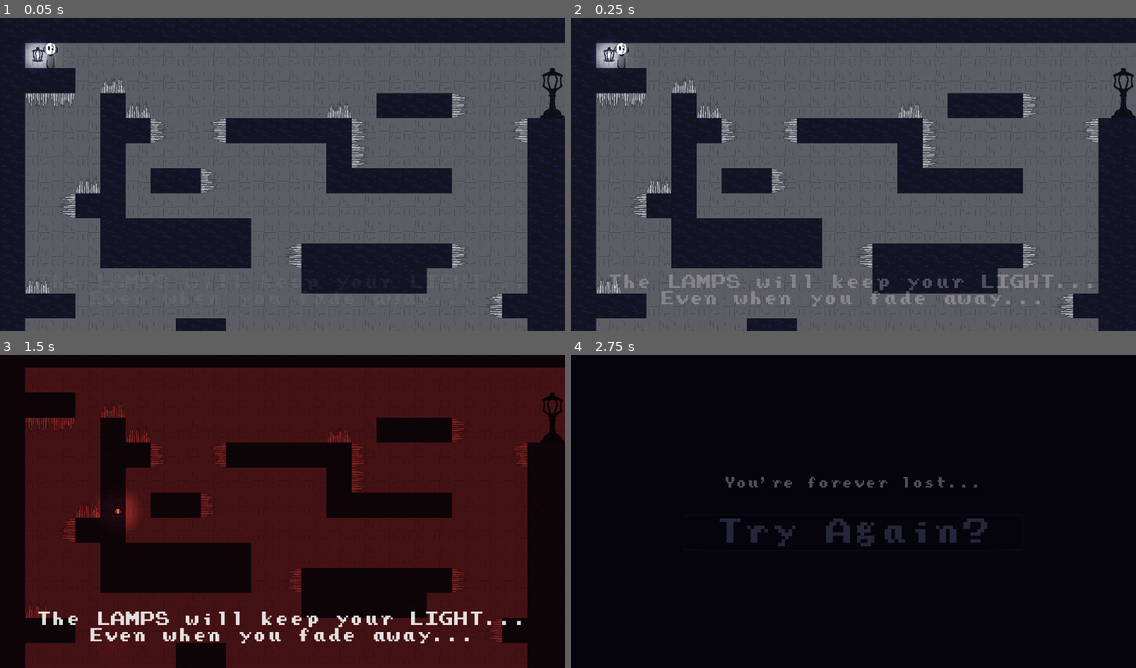
Above: before the commit, frames 1-4 (two rows, left to right).
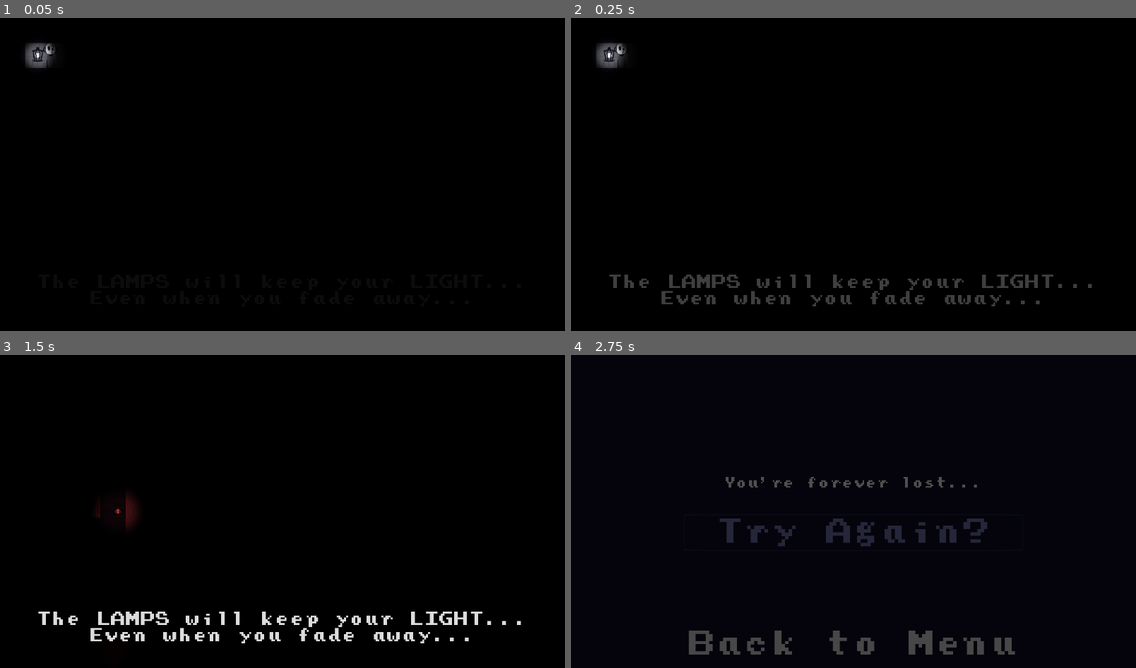
Above: after the commit, the same moments.

Repository: sammiemac/lost-gamejam
Game: Godot game, scene res://Levels/Level3.tscn
Two runs of this game, one before a commit and one after it. Both use one fixed random seed, a clock stepped at 60 frames per second and the inputs below. This scene is started directly instead of the project's main scene.
Inputs (mouse positions are in pixels of both pictures, inside the frame that each line leads up to):
- Up to frame 1 (0.05 s): no input
- Up to frame 2 (0.25 s): no input
- Up to frame 3 (1.5 s): move the mouse to (406, 495) at 0.52 s; hold D (right) from 0.53 s (still down); tap W (up) at 0.6, 0.77, 1.07, 1.35 s; click (406, 495) at 0.67 s; move the mouse to (169, 527) at 1.27 s; click (169, 527) at 1.42 s
- Up to frame 4 (2.75 s): tap W (up) at 1.52, 1.82 s; release D (right) at 2 s; click "Try Again?" at 2 s

The runs differ from the first frame. In frame 1, 100% of the frame differs, in the area x 0-100%, y 0-100%; in frame 2, 100%; in frame 3, 67%; in frame 4, 1.5%.

Commit message:
misc tweaks, added versions folder

Diff:
--- a/lost-gamejam/Levels/Level3.tscn
+++ b/lost-gamejam/Levels/Level3.tscn
@@ -203,7 +203,6 @@
 align = 1
 
 [node name="Shadow" type="CanvasModulate" parent="."]
-visible = false
 color = Color( 0, 0, 0, 1 )
 
 [node name="TileMap" parent="." instance=ExtResource( 5 )]
--- a/lost-gamejam/Screens/Difficulty.tscn
+++ /dev/null
@@ -1,138 +0,0 @@
-[gd_scene load_steps=6 format=2]
-
-[ext_resource path="res://Screens/Difficulty.gd" type="Script" id=1]
-[ext_resource path="res://new_theme.tres" type="Theme" id=2]
-
-[sub_resource type="Animation" id=1]
-length = 0.001
-tracks/0/type = "value"
-tracks/0/path = NodePath(".:modulate")
-tracks/0/interp = 1
-tracks/0/loop_wrap = true
-tracks/0/imported = false
-tracks/0/enabled = true
-tracks/0/keys = {
-"times": PoolRealArray( 0 ),
-"transitions": PoolRealArray( 1 ),
-"update": 0,
-"values": [ Color( 1, 1, 1, 1 ) ]
-}
-
-[sub_resource type="Animation" id=2]
-resource_name = "fade in"
-tracks/0/type = "value"
-tracks/0/path = NodePath(".:modulate")
-tracks/0/interp = 1
-tracks/0/loop_wrap = true
-tracks/0/imported = false
-tracks/0/enabled = true
-tracks/0/keys = {
-"times": PoolRealArray( 0, 1 ),
-"transitions": PoolRealArray( 1, 1 ),
-"update": 0,
-"values": [ Color( 0, 0, 0, 1 ), Color( 1, 1, 1, 1 ) ]
-}
-
-[sub_resource type="Animation" id=3]
-resource_name = "fade out"
-tracks/0/type = "value"
-tracks/0/path = NodePath(".:modulate")
-tracks/0/interp = 1
-tracks/0/loop_wrap = true
-tracks/0/imported = false
-tracks/0/enabled = true
-tracks/0/keys = {
-"times": PoolRealArray( 0, 1 ),
-"transitions": PoolRealArray( 1, 1 ),
-"update": 0,
-"values": [ Color( 1, 1, 1, 1 ), Color( 0, 0, 0, 1 ) ]
-}
-
-[node name="Difficulty" type="Control"]
-anchor_right = 1.0
-anchor_bottom = 1.0
-script = ExtResource( 1 )
-
-[node name="Panel" type="Panel" parent="."]
-margin_right = 1440.0
-margin_bottom = 800.0
-theme = ExtResource( 2 )
-
-[node name="Normal" type="Button" parent="Panel"]
-anchor_top = 0.5
-anchor_bottom = 0.5
-margin_left = 32.0
-margin_top = -208.0
-margin_right = 542.0
-margin_bottom = -122.0
-text = "NORMAL"
-align = 0
-
-[node name="LightsOn" type="Button" parent="Panel"]
-anchor_top = 0.5
-anchor_bottom = 0.5
-margin_left = 32.0
-margin_top = -48.0
-margin_right = 797.0
-margin_bottom = 38.0
-text = "LIGHTS ON"
-align = 0
-
-[node name="Speedrun" type="Button" parent="Panel"]
-anchor_top = 0.5
-anchor_bottom = 0.5
-margin_left = 32.0
-margin_top = 112.0
-margin_right = 712.0
-margin_bottom = 198.0
-text = "SPEEDRUN"
-align = 0
-
-[node name="TextNormal" type="Label" parent="Panel"]
-visible = false
-margin_left = 768.0
-margin_top = 192.0
-margin_right = 1344.0
-margin_bottom = 461.0
-text = "Play the game at its  intended difficulty.
-
-All the lights are off and you need to use the LANTERN to find your way out."
-autowrap = true
-
-[node name="TextLightsOn" type="Label" parent="Panel"]
-visible = false
-margin_left = 768.0
-margin_top = 192.0
-margin_right = 1344.0
-margin_bottom = 597.0
-text = "Plays like normal mode, but all the lights are on.
-
-Use this mode if you want to practice the correct paths, or if you want an easier experience."
-autowrap = true
-
-[node name="TextSpeedrun" type="Label" parent="Panel"]
-visible = false
-margin_left = 768.0
-margin_top = 192.0
-margin_right = 1344.0
-margin_bottom = 563.0
-text = "Plays like lights on mode, but it skips all the cutscenes and displays a timer at the end.
-
-Use this mode if you want a quick experience, or if you want to time your run."
-autowrap = true
-
-[node name="AnimationPlayer" type="AnimationPlayer" parent="."]
-anims/RESET = SubResource( 1 )
-"anims/fade in" = SubResource( 2 )
-"anims/fade out" = SubResource( 3 )
-
-[connection signal="mouse_entered" from="Panel/Normal" to="." method="_on_Normal_mouse_entered"]
-[connection signal="mouse_exited" from="Panel/Normal" to="." method="_on_Normal_mouse_exited"]
-[connection signal="pressed" from="Panel/Normal" to="." method="_on_Normal_pressed"]
-[connection signal="mouse_entered" from="Panel/LightsOn" to="." method="_on_LightsOn_mouse_entered"]
-[connection signal="mouse_exited" from="Panel/LightsOn" to="." method="_on_LightsOn_mouse_exited"]
-[connection signal="pressed" from="Panel/LightsOn" to="." method="_on_LightsOn_pressed"]
-[connection signal="mouse_entered" from="Panel/Speedrun" to="." method="_on_Speedrun_mouse_entered"]
-[connection signal="mouse_exited" from="Panel/Speedrun" to="." method="_on_Speedrun_mouse_exited"]
-[connection signal="pressed" from="Panel/Speedrun" to="." method="_on_Speedrun_pressed"]
-[connection signal="animation_finished" from="AnimationPlayer" to="." method="_on_AnimationPlayer_animation_finished"]
--- a/lost-gamejam/Screens/End.tscn
+++ b/lost-gamejam/Screens/End.tscn
@@ -83,6 +83,7 @@
 text = "##"
 
 [node name="Elapsed" type="Label" parent="Panel"]
+visible = false
 modulate = Color( 0.278431, 0.231373, 0.34902, 1 )
 margin_left = 240.0
 margin_top = 640.0
@@ -91,6 +92,7 @@
 text = "Speedrun time:"
 
 [node name="Time" type="Label" parent="Panel"]
+visible = false
 modulate = Color( 0.278431, 0.231373, 0.34902, 1 )
 margin_left = 1080.0
 margin_top = 640.0
--- a/lost-gamejam/Screens/GameOver.gd
+++ b/lost-gamejam/Screens/GameOver.gd
@@ -8,9 +8,13 @@
 	$AnimationPlayer.play("fade in")
 
 
-func _on_Button_pressed():
-	print("pressed")
+func _on_TryAgain_pressed():
 	$AnimationPlayer.play("fade out")
+
+
+func _on_Menu_pressed():
+# warning-ignore:return_value_discarded
+	get_tree().change_scene("res://Screens/Menu.tscn")
 
 
 func _on_AnimationPlayer_animation_finished(anim_name):
--- a/lost-gamejam/Screens/GameOver.tscn
+++ b/lost-gamejam/Screens/GameOver.tscn
@@ -72,7 +72,7 @@
 align = 1
 valign = 1
 
-[node name="Button" type="Button" parent="Panel"]
+[node name="TryAgain" type="Button" parent="Panel"]
 anchor_left = 0.5
 anchor_top = 0.5
 anchor_right = 0.5
@@ -83,10 +83,22 @@
 margin_bottom = 100.0
 text = "Try Again?"
 
+[node name="Menu" type="Button" parent="Panel"]
+anchor_left = 0.5
+anchor_top = 1.0
+anchor_right = 0.5
+anchor_bottom = 1.0
+margin_left = -420.0
+margin_top = -96.0
+margin_right = 420.0
+margin_bottom = -25.0
+text = "Back to Menu"
+
 [node name="AnimationPlayer" type="AnimationPlayer" parent="."]
 anims/RESET = SubResource( 2 )
 "anims/fade in" = SubResource( 1 )
 "anims/fade out" = SubResource( 3 )
 
-[connection signal="pressed" from="Panel/Button" to="." method="_on_Button_pressed"]
+[connection signal="pressed" from="Panel/TryAgain" to="." method="_on_TryAgain_pressed"]
+[connection signal="pressed" from="Panel/Menu" to="." method="_on_Menu_pressed"]
 [connection signal="animation_finished" from="AnimationPlayer" to="." method="_on_AnimationPlayer_animation_finished"]
--- /dev/null
+++ b/lost-gamejam/Screens/Menu.tscn
@@ -0,0 +1,138 @@
+[gd_scene load_steps=6 format=2]
+
+[ext_resource path="res://Screens/Difficulty.gd" type="Script" id=1]
+[ext_resource path="res://new_theme.tres" type="Theme" id=2]
+
+[sub_resource type="Animation" id=1]
+length = 0.001
+tracks/0/type = "value"
+tracks/0/path = NodePath(".:modulate")
+tracks/0/interp = 1
+tracks/0/loop_wrap = true
+tracks/0/imported = false
+tracks/0/enabled = true
+tracks/0/keys = {
+"times": PoolRealArray( 0 ),
+"transitions": PoolRealArray( 1 ),
+"update": 0,
+"values": [ Color( 1, 1, 1, 1 ) ]
+}
+
+[sub_resource type="Animation" id=2]
+resource_name = "fade in"
+tracks/0/type = "value"
+tracks/0/path = NodePath(".:modulate")
+tracks/0/interp = 1
+tracks/0/loop_wrap = true
+tracks/0/imported = false
+tracks/0/enabled = true
+tracks/0/keys = {
+"times": PoolRealArray( 0, 1 ),
+"transitions": PoolRealArray( 1, 1 ),
+"update": 0,
+"values": [ Color( 0, 0, 0, 1 ), Color( 1, 1, 1, 1 ) ]
+}
+
+[sub_resource type="Animation" id=3]
+resource_name = "fade out"
+tracks/0/type = "value"
+tracks/0/path = NodePath(".:modulate")
+tracks/0/interp = 1
+tracks/0/loop_wrap = true
+tracks/0/imported = false
+tracks/0/enabled = true
+tracks/0/keys = {
+"times": PoolRealArray( 0, 1 ),
+"transitions": PoolRealArray( 1, 1 ),
+"update": 0,
+"values": [ Color( 1, 1, 1, 1 ), Color( 0, 0, 0, 1 ) ]
+}
+
+[node name="Menu" type="Control"]
+anchor_right = 1.0
+anchor_bottom = 1.0
+script = ExtResource( 1 )
+
+[node name="Panel" type="Panel" parent="."]
+margin_right = 1440.0
+margin_bottom = 800.0
+theme = ExtResource( 2 )
+
+[node name="Normal" type="Button" parent="Panel"]
+anchor_top = 0.5
+anchor_bottom = 0.5
+margin_left = 32.0
+margin_top = -208.0
+margin_right = 542.0
+margin_bottom = -122.0
+text = "NORMAL"
+align = 0
+
+[node name="LightsOn" type="Button" parent="Panel"]
+anchor_top = 0.5
+anchor_bottom = 0.5
+margin_left = 32.0
+margin_top = -48.0
+margin_right = 797.0
+margin_bottom = 38.0
+text = "LIGHTS ON"
+align = 0
+
+[node name="Speedrun" type="Button" parent="Panel"]
+anchor_top = 0.5
+anchor_bottom = 0.5
+margin_left = 32.0
+margin_top = 112.0
+margin_right = 712.0
+margin_bottom = 198.0
+text = "SPEEDRUN"
+align = 0
+
+[node name="TextNormal" type="Label" parent="Panel"]
+visible = false
+margin_left = 768.0
+margin_top = 192.0
+margin_right = 1344.0
+margin_bottom = 461.0
+text = "Play the game at its  intended difficulty.
+
+All the lights are off and you need to use the LANTERN to find your way out."
+autowrap = true
+
+[node name="TextLightsOn" type="Label" parent="Panel"]
+visible = false
+margin_left = 768.0
+margin_top = 192.0
+margin_right = 1344.0
+margin_bottom = 597.0
+text = "Plays like normal mode, but all the lights are on.
+
+Use this mode if you want to practice the correct paths, or if you want an easier experience."
+autowrap = true
+
+[node name="TextSpeedrun" type="Label" parent="Panel"]
+visible = false
+margin_left = 768.0
+margin_top = 192.0
+margin_right = 1344.0
+margin_bottom = 563.0
+text = "Plays like lights on mode, but it skips all the cutscenes and displays a timer at the end.
+
+Use this mode if you want a quick experience, or if you want to time your run."
+autowrap = true
+
+[node name="AnimationPlayer" type="AnimationPlayer" parent="."]
+anims/RESET = SubResource( 1 )
+"anims/fade in" = SubResource( 2 )
+"anims/fade out" = SubResource( 3 )
+
+[connection signal="mouse_entered" from="Panel/Normal" to="." method="_on_Normal_mouse_entered"]
+[connection signal="mouse_exited" from="Panel/Normal" to="." method="_on_Normal_mouse_exited"]
+[connection signal="pressed" from="Panel/Normal" to="." method="_on_Normal_pressed"]
+[connection signal="mouse_entered" from="Panel/LightsOn" to="." method="_on_LightsOn_mouse_entered"]
+[connection signal="mouse_exited" from="Panel/LightsOn" to="." method="_on_LightsOn_mouse_exited"]
+[connection signal="pressed" from="Panel/LightsOn" to="." method="_on_LightsOn_pressed"]
+[connection signal="mouse_entered" from="Panel/Speedrun" to="." method="_on_Speedrun_mouse_entered"]
+[connection signal="mouse_exited" from="Panel/Speedrun" to="." method="_on_Speedrun_mouse_exited"]
+[connection signal="pressed" from="Panel/Speedrun" to="." method="_on_Speedrun_pressed"]
+[connection signal="animation_finished" from="AnimationPlayer" to="." method="_on_AnimationPlayer_animation_finished"]
--- a/lost-gamejam/project.godot
+++ b/lost-gamejam/project.godot
@@ -11,7 +11,7 @@
 [application]
 
 config/name="lost-gamejam"
-run/main_scene="res://Screens/Difficulty.tscn"
+run/main_scene="res://Screens/Menu.tscn"
 config/icon="res://icon.png"
 
 [autoload]
Not shown, added: Versions/Little Lantern ver 0.1.zip
Not shown, added: Versions/Little Lantern ver 0.2.zip
Not shown, added: Versions/Little Lantern ver 0.3.1.zip
Not shown, added: Versions/Little Lantern ver 0.3.2.zip
Not shown, added: Versions/Little Lantern ver 0.3.3.zip
Not shown, added: Versions/Little Lantern ver 0.3.4.zip
